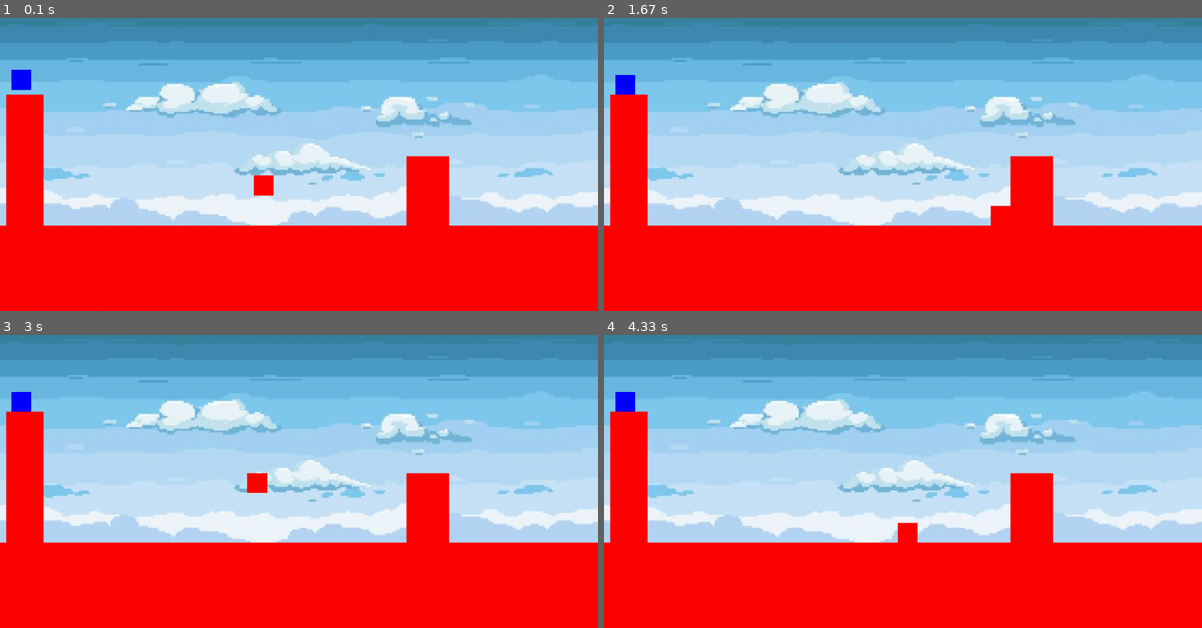
Above: before the commit, frames 1-4 (two rows, left to right).
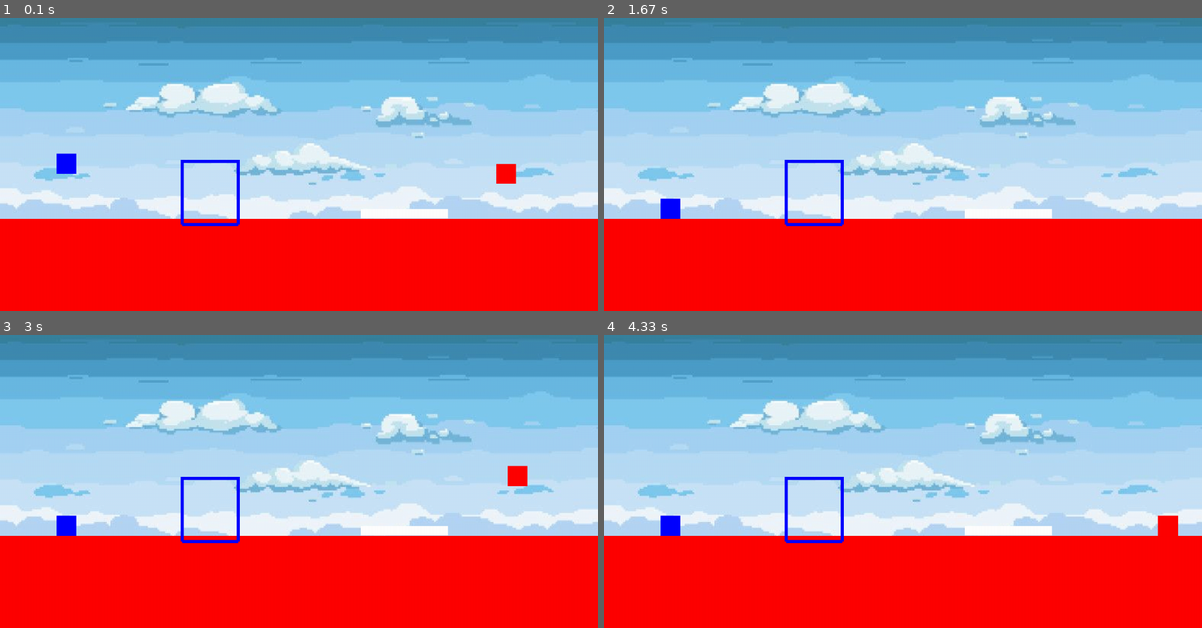
Above: after the commit, the same moments.

Repository: EvannBerthou/PygamePlatformer
Game: pygame game, started from main.py
Two runs of this game, one before a commit and one after it. Both use one fixed random seed, a clock stepped at 60 frames per second and the inputs below.
Inputs:
- Up to frame 1 (0.1 s): no input
- Up to frame 2 (1.67 s): hold Right 0.33-0.8 s; hold Up 0.83-1.13 s; hold Right 1.17-1.63 s
- Up to frame 3 (3 s): hold Left 1.67-2.2 s; hold Left 2.23-2.63 s; hold Up from 2.67 s (still down)
- Up to frame 4 (4.33 s): release Up at 3.03 s; hold Right 3.07-3.7 s; hold Left 3.73-4.2 s; hold Right from 4.23 s (still down)

The runs differ from the first frame. In frame 1, 7.8% of the frame differs, in the area x 0-100%, y 17-72%; in frame 2, 7.3%; in frame 3, 7.8%; in frame 4, 7.6%.

Commit message:
(#138) Colliding with a plate changes the status of the plate's linked object

Diff:
--- a/Door.py
+++ b/Door.py
@@ -50,9 +50,18 @@
         return ["Player_Id"]
 
     def switch_player_id(self, btn, args):
+        self.switch_status()
+        btn.set_text(f"player : {self.player_id}")
+
+    def switch_status(self):
         self.player_id = (self.player_id + 1) % 2
-        btn.set_text(f"player : {self.player_id}")
         self.color = (255,0,0) if self.player_id == 1 else (0,0,255)
+
+    def on_collision(self, collider):
+        return
+
+    def on_collision_exit(self, collider):
+        return
 
     def as_string(self):
         rect_int = [ int(self.rect.x), int(self.rect.y), int(self.rect.w), int(self.rect.h) ]
--- a/Plate.py
+++ b/Plate.py
@@ -2,11 +2,13 @@
 from Color import invert_color
 
 class Plate:
-    def __init__(self, x,y,w,h, color = (255,0,0)):
+    def __init__(self, x,y,w,h, color = (255,0,0), linked_to_id = -1):
         self.rect = pygame.Rect(x,y,w,30)
         self.color = color
         self.collide = False
-        self.linked_to_id = -1
+        self.linked_to_id = linked_to_id
+        self.linked_to = None
+        self.players_on = []
 
     def draw(self, surface, camera = None):
         if camera:
@@ -25,8 +27,18 @@
     def get_properties(self):
         return ["Linker"]
 
+    def on_collision(self, collider):
+        if not self.players_on: #s'il n'y a aucun joueur sur la plaque
+            self.linked_to.switch_status()
+        if not collider in self.players_on:
+            self.players_on.append(collider)
+
+    def on_collision_exit(self, collider):
+        print('exit')
+        self.players_on.remove(collider)
+        if not self.players_on:
+            self.linked_to.switch_status()
+
     def as_string(self):
-        color_int = (int(v) for v in self.color)
         rect_int = [ int(self.rect.x), int(self.rect.y), int(self.rect.w), int(self.rect.h) ]
-        print(self.linked_to_id)
-        return 'Plate, {},{},{},{}, {},{},{}, {}\n'.format(*rect_int, *color_int, self.linked_to_id)
+        return 'Plate, {},{},{},{}, {}\n'.format(*rect_int, self.linked_to_id)
--- a/SaveManager.py
+++ b/SaveManager.py
@@ -2,6 +2,7 @@
 from Wall import Wall
 from Door import Door
 from SpawnPoint import SpawnPoint
+from Plate import Plate
 
 def save_to_file(rects, file_path = 'map'):
 
@@ -30,7 +31,8 @@
     objs = {
         "Wall": Wall,
         "Door": Door,
-        "Spawn": SpawnPoint
+        "Spawn": SpawnPoint,
+        "Plate": Plate
     }
     return objs[string]
 
@@ -57,6 +59,12 @@
             pos.append(int(v))
         return SpawnPoint(*pos, 50, (255,255,255), int(args[2]))
 
+    if obj == Plate:
+        pos = []
+        for v in args[:4]:
+            pos.append(int(v))
+        return Plate(*pos, (255,255,255), int(args[4]))
+
 def load_map(file_name = 'map'):
     print('Loading map')
     if not os.path.exists(file_name):
--- a/Wall.py
+++ b/Wall.py
@@ -24,6 +24,12 @@
     def get_properties(self):
         return ["ColorPicker"]
 
+    def on_collision(self, collider):
+        return
+
+    def on_collision_exit(self, collider):
+        return
+
     def as_string(self):
         color_int = (int(v) for v in self.color)
         rect_int = [ int(self.rect.x), int(self.rect.y), int(self.rect.w), int(self.rect.h) ]
--- a/main.py
+++ b/main.py
@@ -6,6 +6,7 @@
 from Wall import Wall
 from Door import Door
 from SpawnPoint import SpawnPoint
+from Plate import Plate
 
 from SaveManager import load_map
 
@@ -68,7 +69,13 @@
     def load_map(self, file_path = 'map'):
         self.colliders.clear()
         self.colliders = load_map(file_path)
+        temp_col = self.colliders.copy()
         for col in self.colliders.copy():
+            if isinstance(col, Plate):
+                print("plate id",col.linked_to_id)
+                if col.linked_to_id != -1:
+                    linked_to = self.colliders[col.linked_to_id]
+                    col.linked_to = linked_to
             if isinstance(col, SpawnPoint):
                 player = col.player_id
                 if player == 0:
@@ -77,7 +84,8 @@
                     self.player_2.set_position(col.get_position())
                 else:
                     raise ValueError("Spawn point's Player_id is not valid")
-                self.colliders.remove(col)
+                temp_col.remove(col)
+        self.colliders = temp_col
 
 game = Game()
 game.run()
--- a/player.py
+++ b/player.py
@@ -19,6 +19,8 @@
         self.player_id = player_id
         self.color = (255,0,0) if self.player_id == 1 else (0,0,255)
 
+        self.prev_colliders = []
+
     def draw(self, game):
         pygame.draw.rect(game.blitting_surface, self.color, self.rect)
 
@@ -32,12 +34,22 @@
         collisions = self.rect.collidelistall(colliders)
         dx = 0
         dy = 0
+
+        for col in self.prev_colliders.copy():
+            if not col in collisions: #si le joueur n'a plus de collision avec un objet qu'il touchait avant
+                colliders[col].on_collision_exit(self)
+                self.prev_colliders.remove(col)
+
         if collisions:
             for i in collisions:
                 col = colliders[i]
+                if not i in self.prev_colliders:
+                    self.prev_colliders.append(i)
+                col.on_collision(self)
                 #If the collider is traversable don't check collisions
                 if not col.has_collision(self.player_id):
                     continue
+
                 rect = col.rect
                 #Collision en dessous du joueur
                 if self.collision_bottom(rect):
@@ -81,6 +93,7 @@
             self.mvt[1] -= self.jump_force * dt
             self.grounded = False
 
+
     def collision_bottom(self, col):
         bl = col.collidepoint(self.rect.bottomleft)
         bm = col.collidepoint(self.rect.midbottom)
@@ -113,5 +126,11 @@
     def has_collision(self, player_id):
         return True
 
+    def on_collision(self, collider):
+        return
+
+    def on_collision_exit(self, collider):
+        return
+
     def set_position(self, position):
         self.rect.center = position
Not shown, changed: map
